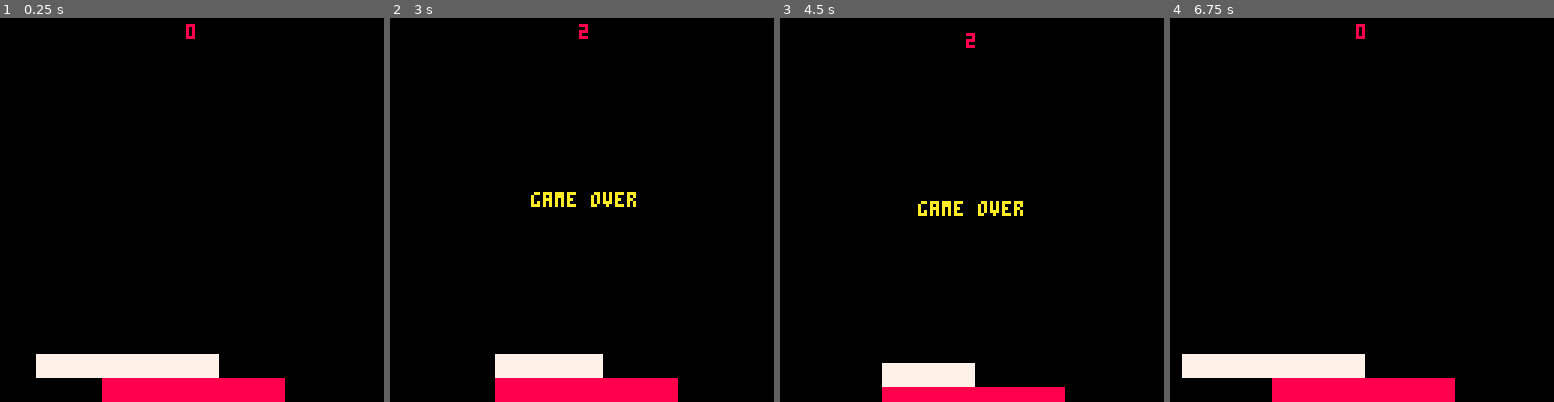
Above: before the commit, frames 1-4 (left to right).
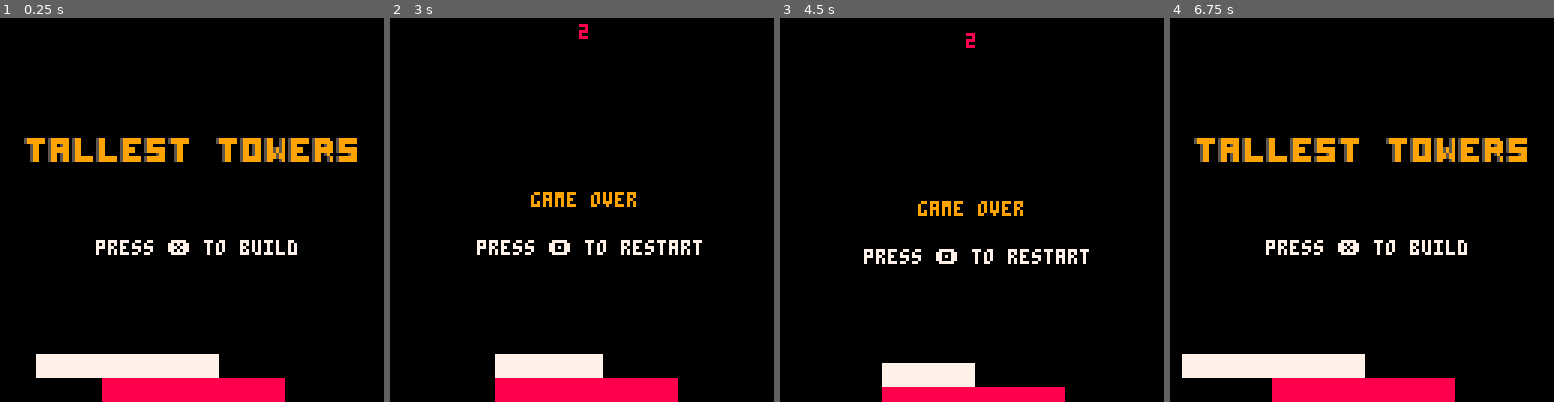
Above: after the commit, the same moments.

Repository: zakariachowdhury/pico8-cart-tallest-towers
Game: PICO-8 cartridge tallest-towers.p8
Two runs of this game, one before a commit and one after it. Both use one fixed random seed, a clock stepped at 60 frames per second and the inputs below.
Inputs:
- Up to frame 1 (0.25 s): no input
- Up to frame 2 (3 s): tap O (Z key) at 0.33, 0.7, 1.43, 2.22 s; tap X (X key) at 1.07, 2.07, 2.4, 2.73 s
- Up to frame 3 (4.5 s): tap X (X key) every 0.33 s from 3.07 to 4.4 s; tap O (Z key) at 3.1, 3.98 s
- Up to frame 4 (6.75 s): tap X (X key) every 0.33 s from 4.73 to 6.73 s; tap O (Z key) at 4.87, 5.75, 6.63 s

The runs differ from the first frame. In frame 1, 4.3% of the frame differs, in the area x 6-93%, y 1-62%; in frame 2, 1.5%; in frame 3, 1.5%; in frame 4, 4.3%.

Commit message:
Display game title and instruction text

Diff:
--- a/tallest-towers.p8
+++ b/tallest-towers.p8
@@ -20,6 +20,10 @@
 screen_width = 128
 screen_height = 128
 
+state_init = "init"
+state_game = "game"
+state_end = "end"
+
 function _init()
 	init_game()
 end
@@ -33,6 +37,7 @@
 
 function _draw()
 	cls()
+	draw_title_screen()
 	draw_all_blocks()
 	draw_score()
 	draw_game_over_screen()
@@ -40,6 +45,7 @@
 end
 
 function init_game()
+	current_state = state_init
 	blocks = {}
 	move_direction = 1
 	move_speed = min_speed
@@ -57,6 +63,7 @@
 end
 
 function game_over()
+	current_state = state_end
 	is_game_over = true
 	sfx(2)
 	shake_camera()
@@ -218,6 +225,7 @@
 	if (is_game_over) return
 
 	if btnp(❎) then
+		current_state = state_game
 		drop_top_block()
 		sfx(0)
 	elseif btnp(🅾️) then
@@ -236,6 +244,8 @@
 -- hud
 
 function draw_score()
+	if (current_state == state_init) return
+
 	local score = tostr(#blocks-2)
 	print_center(score, 8, 2)
 end
@@ -243,7 +253,15 @@
 function draw_game_over_screen()
 	if (not is_game_over) return
 
-	print_center("game over", 10, screen_height/2 - 6)
+	print_center("game over", 9, screen_height/2 - 6)
+	print_center("press 🅾️ to restart", 7, screen_height/2 + 10)
+end
+
+function draw_title_screen()
+	if current_state == state_init then
+		map(0)
+		print_center("press ❎ to build", 7, screen_height/2 + 10)
+	end
 end
 -->8
 -- utility
@@ -556,22 +574,144 @@
 
 
 
+…(130 lines of a section not shown)…
 __map__
-0404040404040404040404040404040400000000000000000000000000000000000000000000000000000000000000000000000000000000000000000000000000000000000000000000000000000000000000000000000000000000000000000000000000000000000000000000000000000000000000000000000000000000
-0406040407040101010104040404040400000000000000000000000000000000000000000000000000000000000000000000000000000000000000000000000000000000000000000000000000000000000000000000000000000000000000000000000000000000000000000000000000000000000000000000000000000000
-0604040404040101010104040606040400000000000000000000000000000000000000000000000000000000000000000000000000000000000000000000000000000000000000000000000000000000000000000000000000000000000000000000000000000000000000000000000000000000000000000000000000000000
-0404040404040101010104040404040400000000000000000000000000000000000000000000000000000000000000000000000000000000000000000000000000000000000000000000000000000000000000000000000000000000000000000000000000000000000000000000000000000000000000000000000000000000
-0404040404040101010104040404040400000000000000000000000000000000000000000000000000000000000000000000000000000000000000000000000000000000000000000000000000000000000000000000000000000000000000000000000000000000000000000000000000000000000000000000000000000000
-0404040404040101010104040404040400000000000000000000000000000000000000000000000000000000000000000000000000000000000000000000000000000000000000000000000000000000000000000000000000000000000000000000000000000000000000000000000000000000000000000000000000000000
-0404040402020101010102020404040400000000000000000000000000000000000000000000000000000000000000000000000000000000000000000000000000000000000000000000000000000000000000000000000000000000000000000000000000000000000000000000000000000000000000000000000000000000
-0403030302020101010102020303040400000000000000000000000000000000000000000000000000000000000000000000000000000000000000000000000000000000000000000000000000000000000000000000000000000000000000000000000000000000000000000000000000000000000000000000000000000000
-0505050505050505050505050505050500000000000000000000000000000000000000000000000000000000000000000000000000000000000000000000000000000000000000000000000000000000000000000000000000000000000000000000000000000000000000000000000000000000000000000000000000000000
-0509090505090905050909050509090500000000000000000000000000000000000000000000000000000000000000000000000000000000000000000000000000000000000000000000000000000000000000000000000000000000000000000000000000000000000000000000000000000000000000000000000000000000
-0505050505050505050505050505050500000000000000000000000000000000000000000000000000000000000000000000000000000000000000000000000000000000000000000000000000000000000000000000000000000000000000000000000000000000000000000000000000000000000000000000000000000000
-0808080808080808080808080808080800000000000000000000000000000000000000000000000000000000000000000000000000000000000000000000000000000000000000000000000000000000000000000000000000000000000000000000000000000000000000000000000000000000000000000000000000000000
-0808080808080808080808080808080800000000000000000000000000000000000000000000000000000000000000000000000000000000000000000000000000000000000000000000000000000000000000000000000000000000000000000000000000000000000000000000000000000000000000000000000000000000
-0808080808080808080808080808080800000000000000000000000000000000000000000000000000000000000000000000000000000000000000000000000000000000000000000000000000000000000000000000000000000000000000000000000000000000000000000000000000000000000000000000000000000000
-…(4 lines of a section not shown)…
+0000000000000000000000000000000000000000000000000000000000000000000000000000000000000000000000000000000000000000000000000000000000000000000000000000000000000000000000000000000000000000000000000000000000000000000000000000000000000000000000000000000000000000
+0000000000000000000000000000000000000000000000000000000000000000000000000000000000000000000000000000000000000000000000000000000000000000000000000000000000000000000000000000000000000000000000000000000000000000000000000000000000000000000000000000000000000000
+0000000000000000000000000000000000000000000000000000000000000000000000000000000000000000000000000000000000000000000000000000000000000000000000000000000000000000000000000000000000000000000000000000000000000000000000000000000000000000000000000000000000000000
+0000000000000000000000000000000000000000000000000000000000000000000000000000000000000000000000000000000000000000000000000000000000000000000000000000000000000000000000000000000000000000000000000000000000000000000000000000000000000000000000000000000000000000
+0000000000000000000000000000000000000000000000000000000000000000000000000000000000000000000000000000000000000000000000000000000000000000000000000000000000000000000000000000000000000000000000000000000000000000000000000000000000000000000000000000000000000000
+0001020303040501000106070408050000000000000000000000000000000000000000000000000000000000000000000000000000000000000000000000000000000000000000000000000000000000000000000000000000000000000000000000000000000000000000000000000000000000000000000000000000000000
+…(4 lines of a section not shown)…
Not shown, changed: 138 lines of the sprite sheet (__gfx__) section of tallest-towers.p8
Not shown, changed: the thumbnail (__label__) section of tallest-towers.p8
